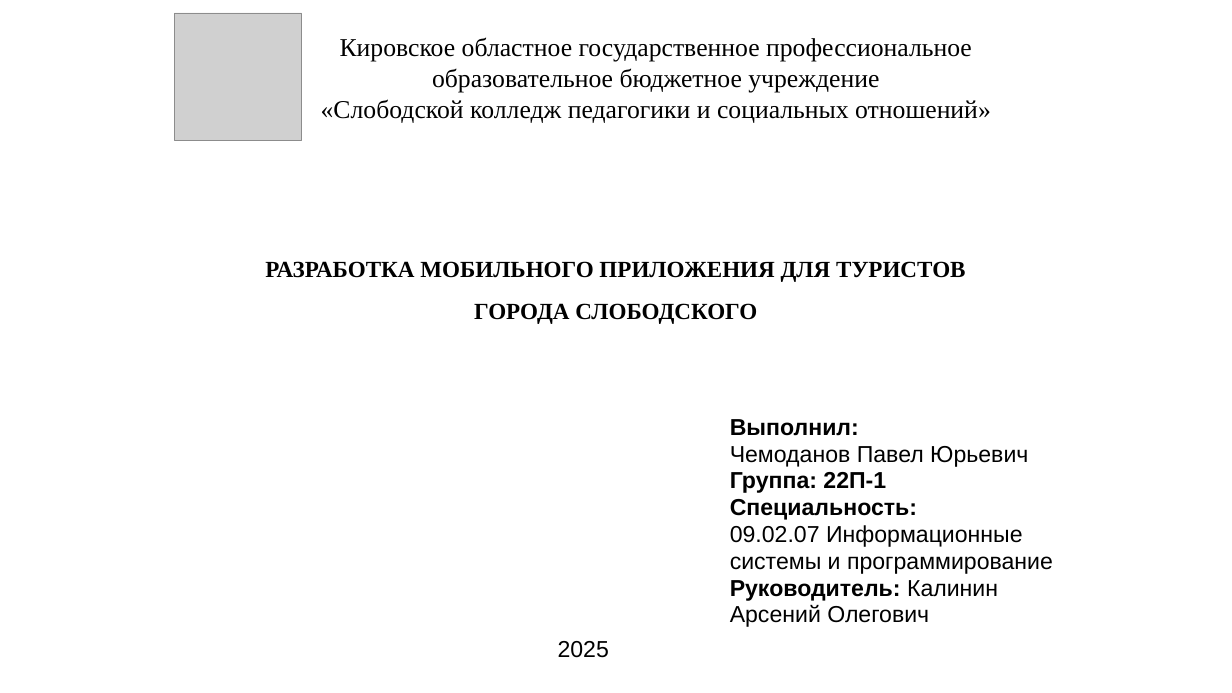
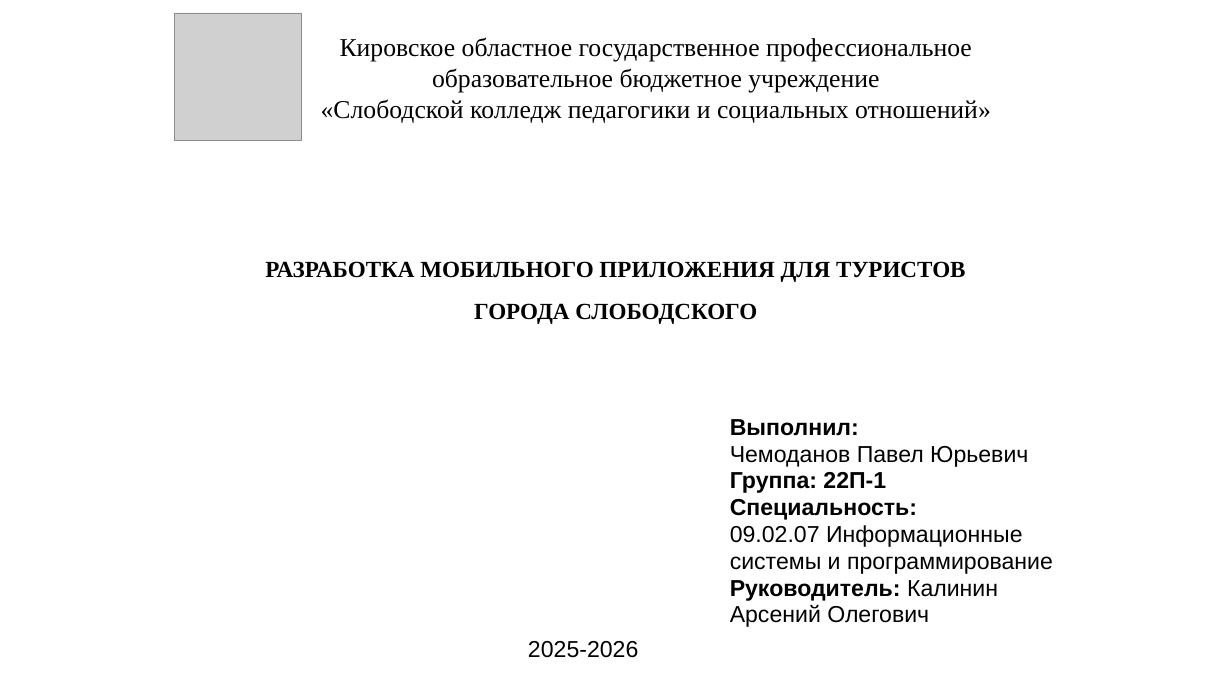
Before and after one commit to Kami0AI/KURSOVAYA, a slide deck: slide 1 of Презентация(курсовая).pptx. Drawn at 1232x693 pixels with LibreOffice and Linux fonts; fonts in the diff are those of the drawing; grey boxes stand for pictures. Boxes give left, top, right and bottom in pixels: in the first picture for what was removed or moved away, otherwise in the second. Text is boxed around its words. In the diff, an @@ line names an element or a change of style, - is before the commit and + after.

```diff
--- a/Презентация(курсовая).pptx
+++ b/Презентация(курсовая).pptx
@@ text at (528, 641, 638, 658): text changed @@
-2025
+2025-2026
```
Also in this commit, not shown: 2 other slides changed, 2 other files.
